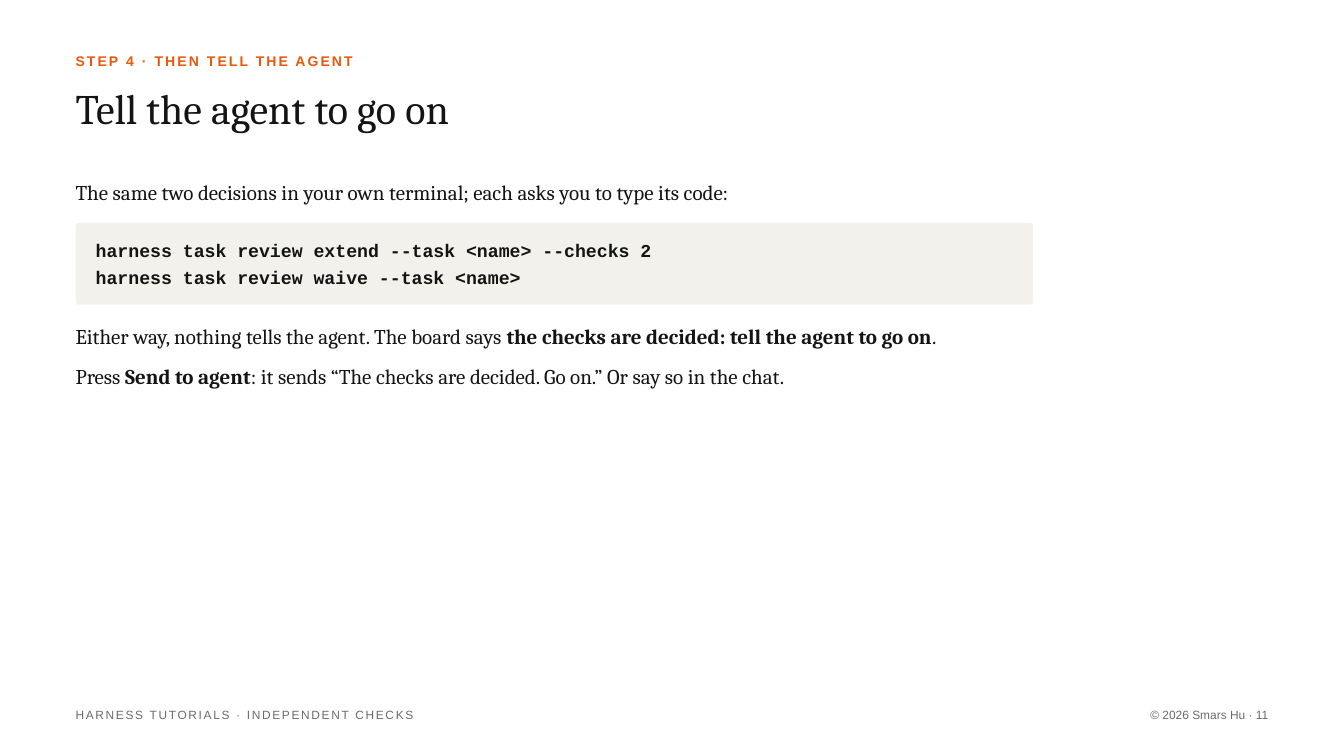
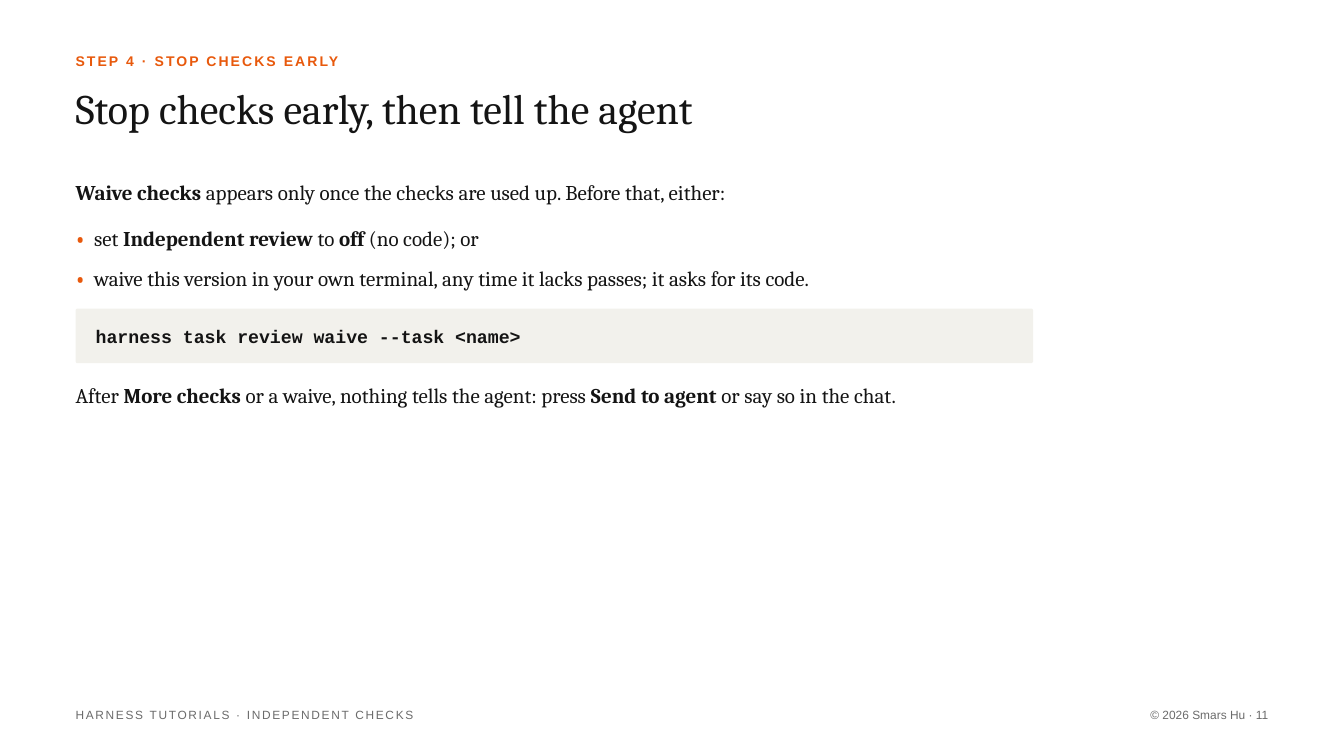
Before and after one commit to Smars-Bin-Hu/ai-exploration, a slide deck: slide 11 of source/tutorials/3_checks.pptx. Drawn at 1344x756 pixels with LibreOffice and Linux fonts; fonts in the diff are those of the drawing. Boxes give left, top, right and bottom in pixels: in the first picture for what was removed or moved away, otherwise in the second. Text is boxed around its words. In the diff, an @@ line names an element or a change of style, - is before the commit and + after.

```diff
--- a/source/tutorials/3_checks.pptx
+++ b/source/tutorials/3_checks.pptx
@@ text at <box>76,95,692,134</box>: text changed; size 10 to 30 pt; font Arial to Cambria; text colour #E8590C to #141414; bold off @@
-STEP 4 · THEN TELL THE AGENT
+Stop checks early, then tell the agent
@@ text removed at <box>76,95,449,134</box> @@
-Tell the agent to go on
@@ text at <box>76,185,726,205</box>: text changed @@
-The same two decisions in your own terminal; each asks you to type its code:
+Waive checks appears only once the checks are used up. Before that, either:
@@ text added at <box>94,231,809,291</box>, 15 pt, text #141414 @@
+• set Independent review to off (no code); or
+• waive this version in your own terminal, any time it lacks passes; it asks for its code.
@@ text at <box>96,245,651,257</box>: paragraph removed @@
-harness task review extend --task <name> --checks 2
@@ rounded rectangle: place and size @@
-rounded rectangle at <box>76,223,1033,304</box>
+rounded rectangle at <box>76,309,1033,363</box>
@@ text "harness task review waive --task ...": place and size @@
-text "harness task review waive --task ..." at <box>96,245,651,284</box>
+text "harness task review waive --task ..." at <box>96,330,520,343</box>
@@ text at <box>76,388,896,408</box>: text changed @@
-Either way, nothing tells the agent. The board says the checks are decided: tell the agent to go on.
-Press Send to agent: it sends “The checks are decided. Go on.” Or say so in the chat.
+After More checks or a waive, nothing tells the agent: press Send to agent or say so in the chat.
```
Also in this commit, not shown: 1 other slide changed, 2 other files.
